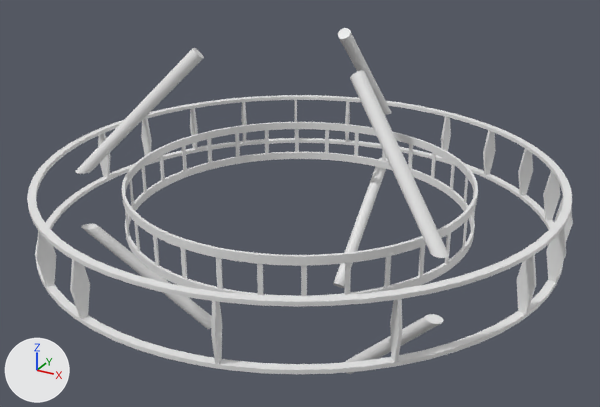
The OBJ model cosmodrone/assets/station-parts/generated/platform_supports.obj, before and after one commit.
Camera for both pictures: a 50 mm camera at (1.315, -2.389, 1.171) aimed at (0.005, -0.007, -0.02). Every picture has the same lights, and +X, +Y and +Z are marked at lower left. Where no turn or scale is listed for an object, it has been applied to the vertices. Vertices at the same position are counted once.

Objects in the first picture: 'Platform_Supports_Cube.107', 'Platform_Truss_Cylinder.015'.
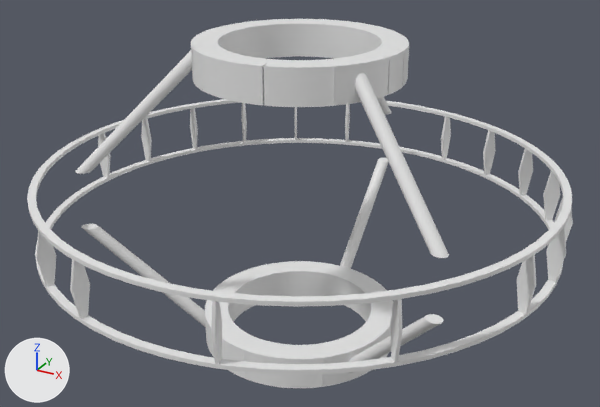
What differs and where, as boxes [x1, y1, x2, y2] in the pictures (600 x 407 px):
'Platform_Supports_Cube.107', reshaped (7% taller)
    before: [27, 28, 573, 374]
    after: [27, 19, 573, 388]
'Platform_Truss_Cylinder.015', deleted
    before: [122, 122, 478, 296]
part 1 of me_platform_supports_cube_107, added
    after: [191, 19, 409, 107]
part 2 of me_platform_supports_cube_107, added
    after: [205, 261, 393, 388]

What the commit changed:
me_platform_supports_cube_107 is used by ob_platform_supports_cube_107; location (0.0, 0.0, 0.0).
me_platform_supports_cube_107 had 1104 vertices, 2108 faces, 4 loose edges and spanned x -0.93..0.93, y -0.92..0.92, z -0.54..0.54.
me_platform_supports_cube_107 now has 1689 vertices, 3278 faces, 4 loose edges and spans x -0.93..0.93, y -0.92..0.92, z -0.56..0.56.
me_platform_supports_cube_107 part 1: a new loose piece, a torus around z (ring radius 0.31, tube radius 0.07) spanning x -0.36..0.36, y -0.36..0.36, z 0.44..0.56.
me_platform_supports_cube_107 part 2: a new loose piece of 280 vertices spanning x -0.36..0.36, y -0.36..0.36, z -0.56..-0.44.
Object 'Platform_Truss_Cylinder.015' (ob_platform_truss_cylinder_015) is deleted.
